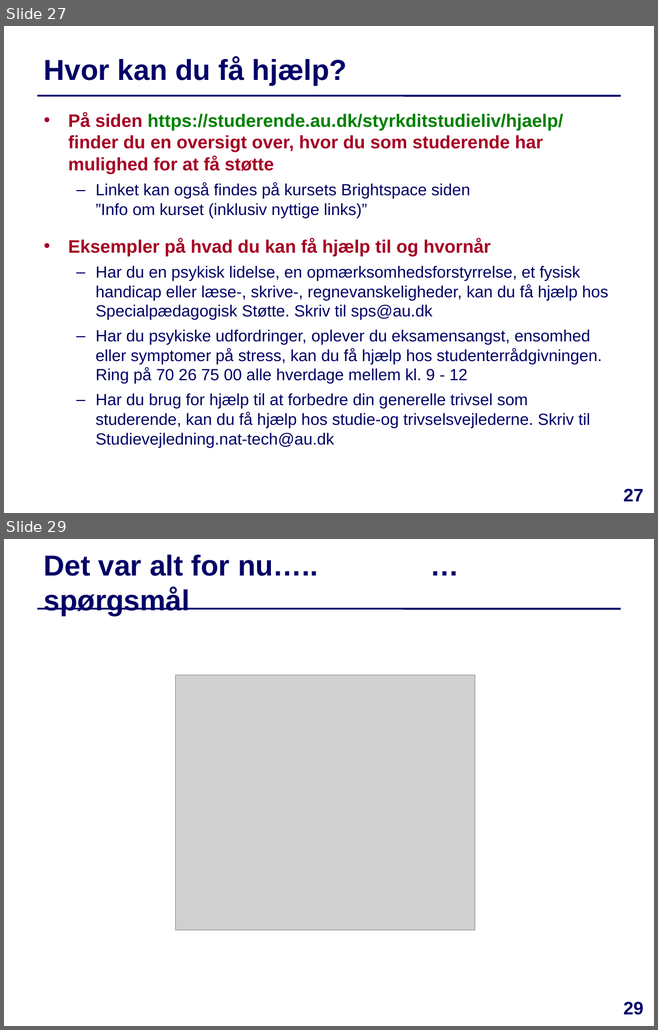
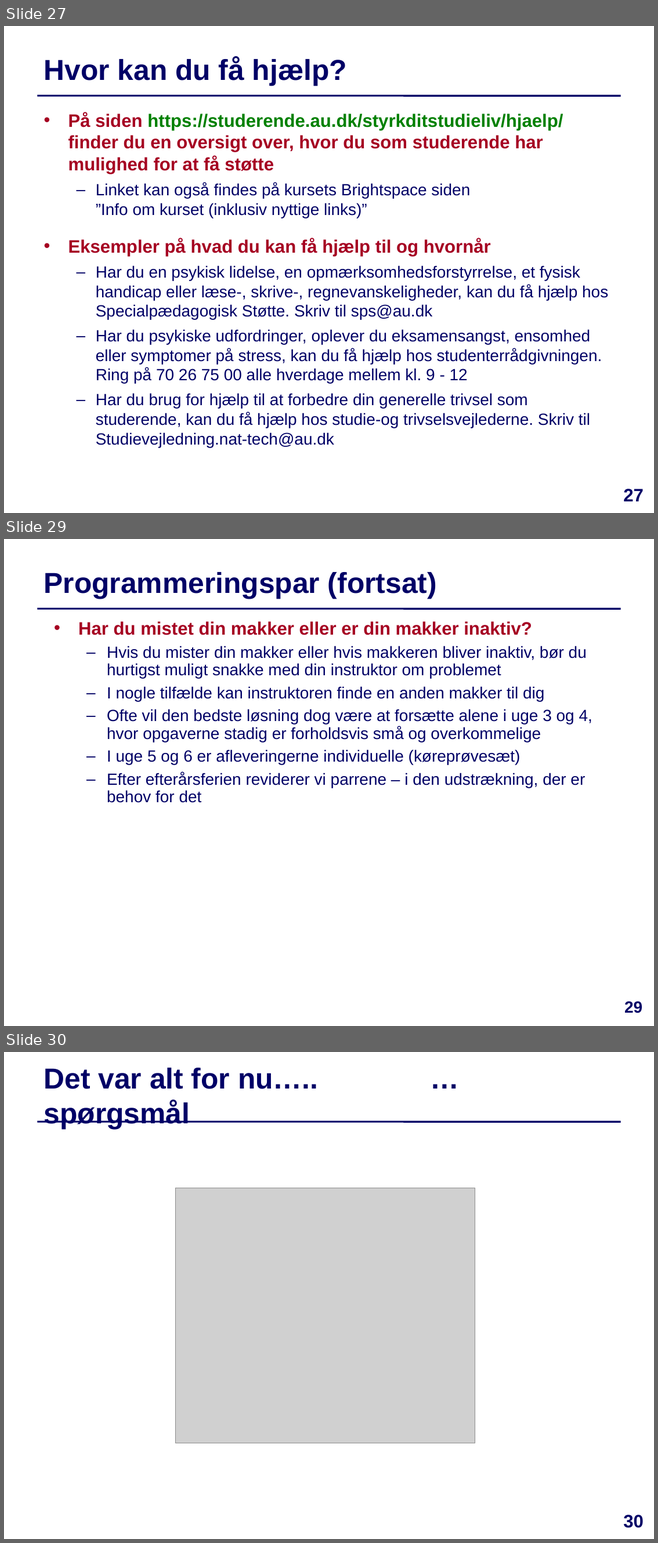
Before and after one commit to IntProgAU/Materiale, a slide deck: web/e22/uge_3a/Slides-Uge3-Mandag.pptx. Shown one above the other, each under a label of ours: slides 27 and 29 before the commit, slides 27, 29 and 30 after it; the slides between them are not shown. The pictures are 658x1030 and 658x1543 pixels, drawn with LibreOffice and Linux fonts; fonts in the diff are those of the drawing; grey boxes stand for pictures. Boxes give left, top, right and bottom in pixels: in the first picture for what was removed or moved away, otherwise in the second. Text is boxed around its words. In the diff, an @@ line names an element or a change of style, - is before the commit and + after.

```diff
--- a/web/e22/uge_3a/Slides-Uge3-Mandag.pptx
+++ b/web/e22/uge_3a/Slides-Uge3-Mandag.pptx
@@ slide 29 added at [4, 539, 654, 1026], background #FFFFFF; not listed: 1 template element that a slide beside it also shows @@
@@ title added at [44, 572, 437, 599], 32 pt, text #000066, bold @@
+Programmeringspar (fortsat)
@@ text added at [78, 621, 592, 803], 18 pt, text #000066 @@
+• Har du mistet din makker eller er din makker inaktiv?
+  – Hvis du mister din makker eller hvis makkeren bliver inaktiv, bør du hurtigst muligt snakke med din instruktor om problemet
+  – I nogle tilfælde kan instruktoren finde en anden makker til dig
+  – Ofte vil den bedste løsning dog være at forsætte alene i uge 3 og 4, hvor opgaverne stadig er forholdsvis små og overkommelige
+  – I uge 5 og 6 er afleveringerne individuelle (køreprøvesæt)
+  – Efter efterårsferien reviderer vi parrene – i den udstrækning, der er behov for det
@@ page number added at [624, 1001, 642, 1013], 18 pt, text #000066, bold @@
+29
@@ what was slide 29 is now slide 30 @@
@@ page number at [623, 1515, 643, 1528]: text changed @@
-29
+30
```
Also in this commit, not shown: 1 slide changed, 5 other files.
